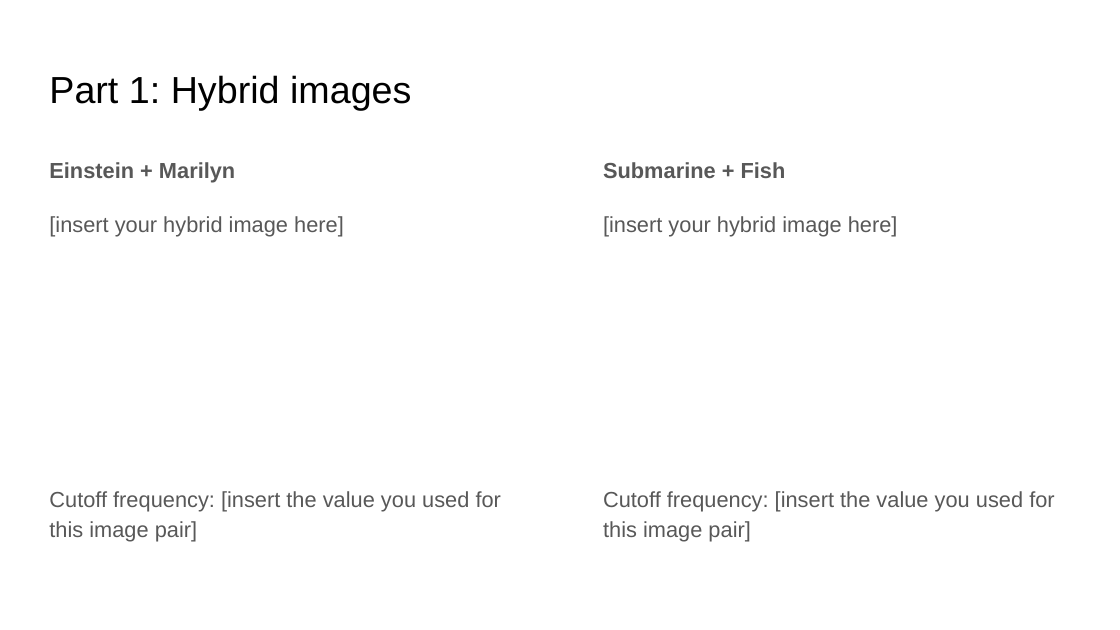
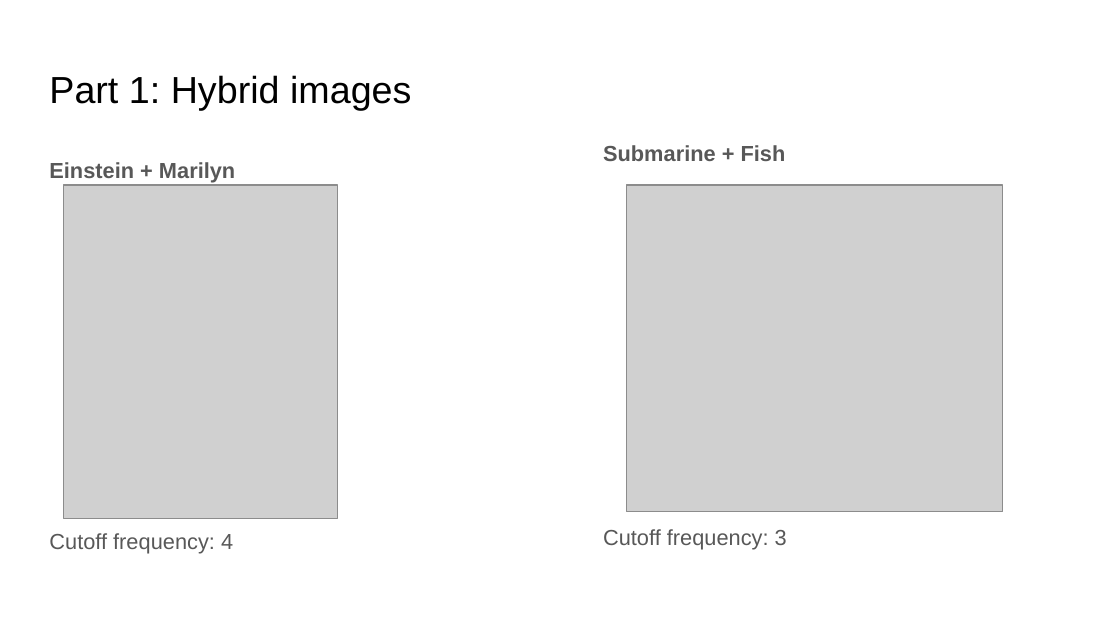
Before and after one commit to aashutoshav/Computer-Vision-Project-1, a slide deck: slide 7 of docs/report.pptx. Drawn at 1120x630 pixels with LibreOffice and Linux fonts; fonts in the diff are those of the drawing; grey boxes stand for pictures. Boxes give left, top, right and bottom in pixels: in the first picture for what was removed or moved away, otherwise in the second. Text is boxed around its words. In the diff, an @@ line names an element or a change of style, - is before the commit and + after.

```diff
--- a/docs/report.pptx
+++ b/docs/report.pptx
@@ text "Submarine + Fish" moved from (x1=603, y1=162, x2=1054, y2=542) to (x1=603, y1=145, x2=787, y2=550) @@
@@ picture added at (x1=64, y1=185, x2=337, y2=519) @@
@@ picture added at (x1=626, y1=185, x2=1002, y2=512) @@
@@ text at (x1=49, y1=533, x2=233, y2=554): text changed @@
-[insert your hybrid image here]
-Cutoff frequency: [insert the value you used for this image pair]
+Cutoff frequency: 4
@@ text at (x1=603, y1=529, x2=787, y2=550): text changed @@
-[insert your hybrid image here]
-Cutoff frequency: [insert the value you used for this image pair]
+Cutoff frequency: 3
```
Also in this commit, not shown: 17 other slides changed, 2 slides added, 2 slides removed, 22 other files.
